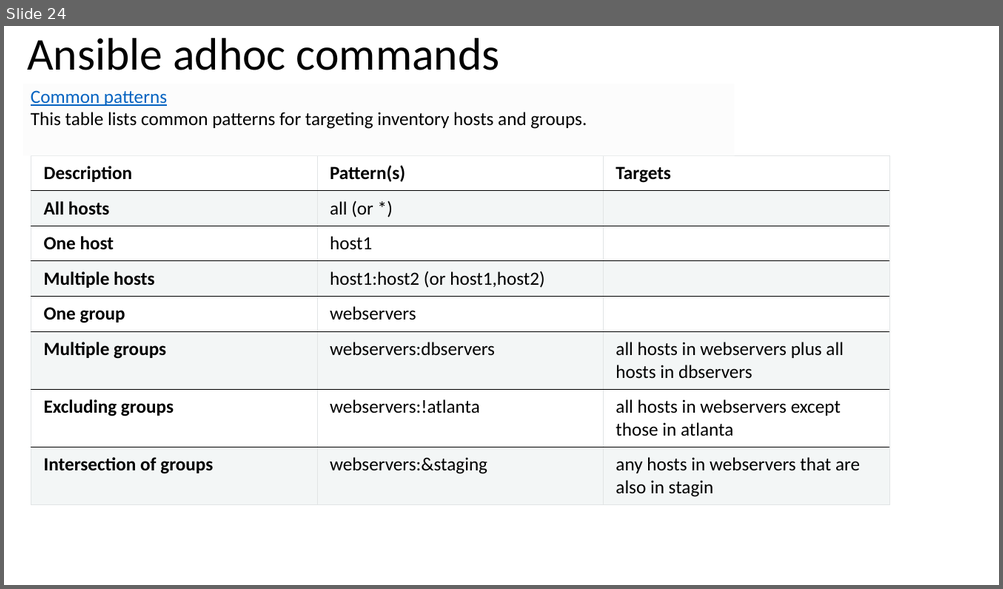
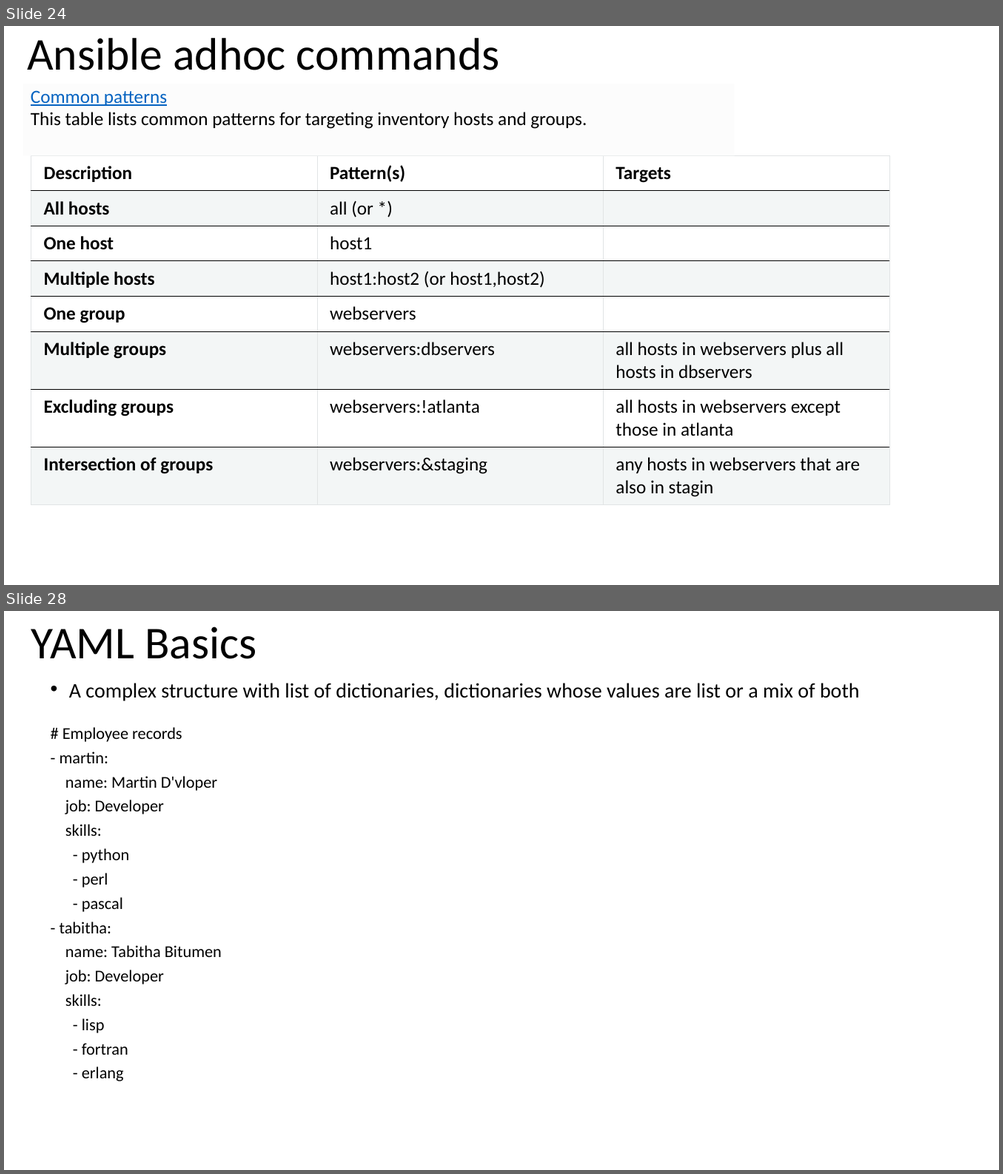
Before and after one commit to afrinafi/ansibletraining, a slide deck: Ansible.pptx. Shown one above the other, each under a label of ours: slide 24 before the commit, slides 24 and 28 after it; the slides between them are not shown. The pictures are 1003x589 and 1003x1174 pixels, drawn with LibreOffice and Linux fonts; fonts in the diff are those of the drawing. Boxes give left, top, right and bottom in pixels: in the first picture for what was removed or moved away, otherwise in the second. Text is boxed around its words. In the diff, an @@ line names an element or a change of style, - is before the commit and + after.

```diff
--- a/Ansible.pptx
+++ b/Ansible.pptx
@@ slide 28 added at bbox=[4, 611, 999, 1170], background #FFFFFF @@
@@ title added at bbox=[31, 627, 256, 659], 44 pt, text #000000 @@
+YAML Basics
@@ text added at bbox=[60, 683, 859, 1082], 16 pt, text #000000 @@
+• A complex structure with list of dictionaries, dictionaries whose values are list or a mix of both
+# Employee records
+- martin:
+name: Martin D'vloper
+job: Developer
+skills:
+- python
+- perl
+- pascal
+- tabitha:
+name: Tabitha Bitumen
+job: Developer
+skills:
+- lisp
+- fortran
+- erlang
```
Also in this commit, not shown: 1 slide changed, 21 other slides added.
